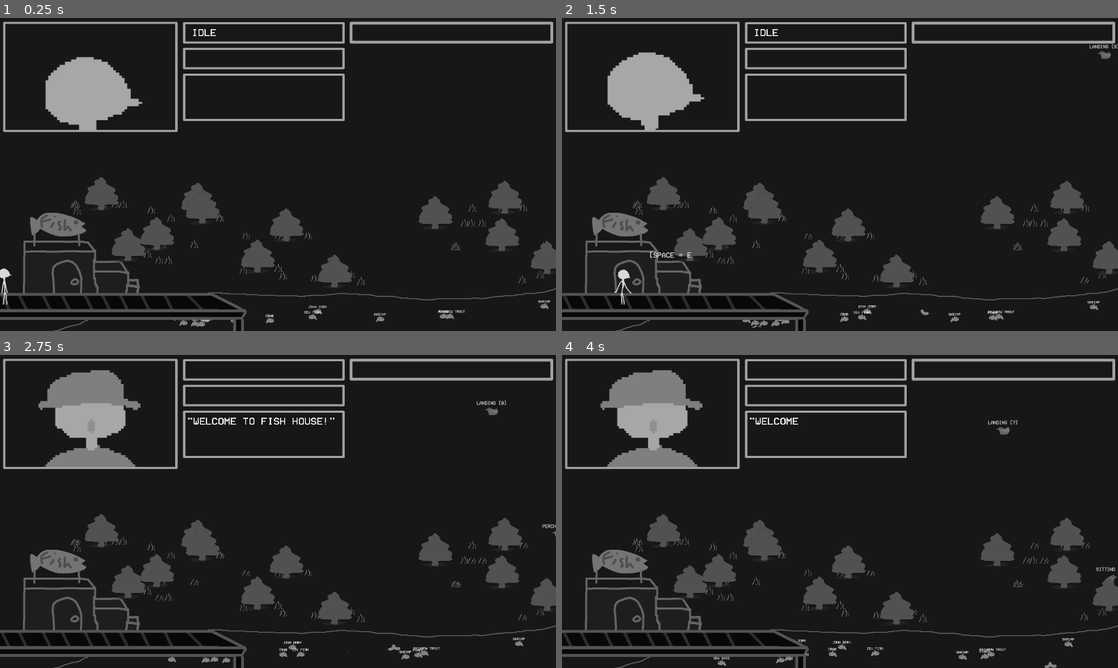
Above: before the commit, frames 1-4 (two rows, left to right).
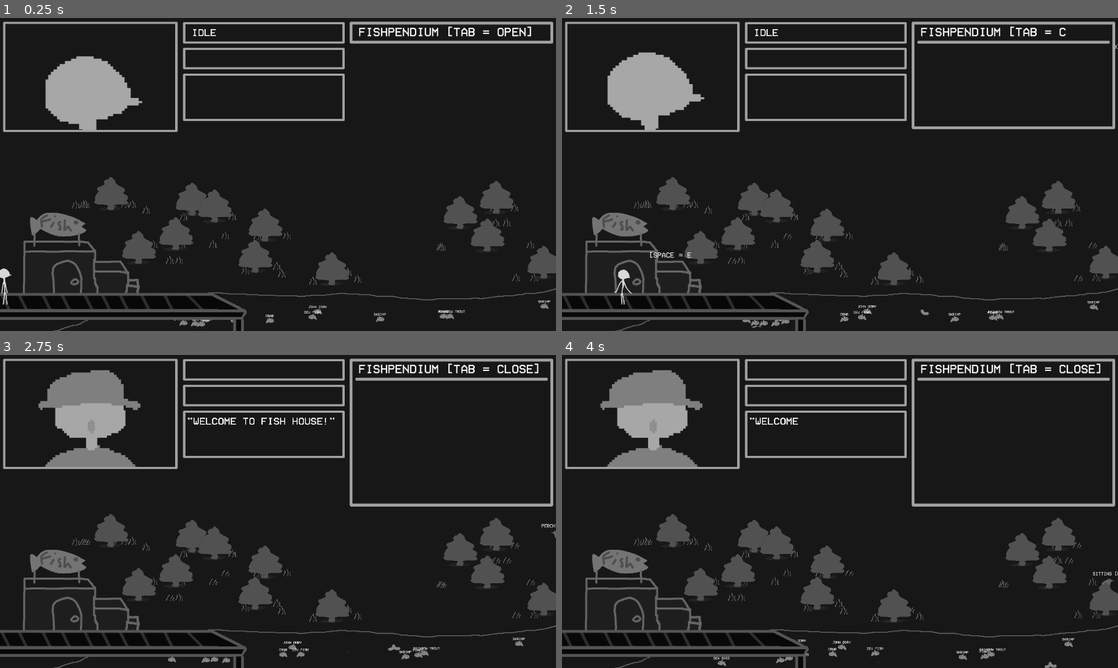
Above: after the commit, the same moments.

Repository: Khramium/Bishin
Game: Godot game, scene res://Scripts/the_pond.tscn
Same seed, same stepped clock (60 frames per second), same inputs: the game is played once before the commit and once after it.
Inputs:
- Up to frame 1 (0.25 s): no input
- Up to frame 2 (1.5 s): tap Enter (ui_accept) at 0.5, 0.77 s; hold D (ui_right) from 0.53 s (still down); tap Tab (info, bound only after the commit) at 0.6, 1.35 s
- Up to frame 3 (2.75 s): tap Enter (ui_accept) at 1.52 s; release D (ui_right) at 2.03 s; hold A (ui_left) from 2.03 s (still down); tap Tab (info, bound only after the commit) at 2.1 s
- Up to frame 4 (4 s): release A (ui_left) at 2.78 s; hold D (ui_right) from 2.78 s (still down); tap Tab (info, bound only after the commit) at 2.85, 3.6 s; tap Enter (ui_accept) at 3.02, 3.77 s

The runs differ from the first frame. In frame 1, 4.8% of the frame differs, in the area x 8-100%, y 2-87%; in frame 2, 5.3%; in frame 3, 5.6%; in frame 4, 5.7%, in the area x 12-100%, y 2-87%.

Commit message:
FishPendium Rollout
Done for now

Diff:
--- a/Scripts/fishpendium.gd
+++ b/Scripts/fishpendium.gd
@@ -1 +1,35 @@
 extends AnimatedSprite2D
+var open = false
+var bonus = "open]"
+
+func _process(delta):
+	if %Fishpendium.is_playing(): return
+	if open:
+		_roll()
+	else:
+		_unroll()
+
+func _unroll():
+	if Input.is_action_just_pressed("info"):
+		%Fishpendium.play("shutter")
+		open = true
+		bonus = "close]"
+		_type_text()
+
+func _roll():
+	if Input.is_action_just_pressed("info"):
+		%Fishpendium.play_backwards("shutter")
+		open = false
+		bonus = "open]"
+		_type_text()
+
+func _type_text():
+	await _erase_text()
+	for i in bonus.length():
+		$Header.text += bonus[i]
+		await get_tree().create_timer(0.03).timeout
+
+func _erase_text():
+	while $Header.text.length() > 19:
+		$Header.text = $Header.text.left($Header.text.length() - 1)
+		await get_tree().create_timer(0.03).timeout
--- a/Scripts/the_pond.tscn
+++ b/Scripts/the_pond.tscn
@@ -76,7 +76,7 @@
 
 [sub_resource type="Curve2D" id="Curve2D_m16bc"]
 _data = {
-"points": PackedVector2Array(0, 0, 0, 0, 425.678, 906.254, 0 …(1243 unchanged characters)…  756, 0, 0, 0, 0, 391, 754, 0, 0, 0, 0, 262, 758, 0, 0, 0, 0, 236, 735, 0, 0, 0, 0, 1806, 721, 0, 0, 0, 0, 1806, 695, 0, 0, 0, 0, 253, 705, 0, 0, 0, 0, 224, 708, 0, 0, 0, 0, 228, 683, 0, 0, 0, 0, 180 …(73 unchanged characters)…
+"points": PackedVector2Array(0, 0, 0, 0, 425.678, 906.254, 0 …(1243 unchanged characters)…  756, 0, 0, 0, 0, 391, 754, 0, 0, 0, 0, 328.588, 755.694, 0, 0, 0, 0, 309.17, 728.228, 0, 0, 0, 0, 1806, 721, 0, 0, 0, 0, 1806, 695, 0, 0, 0, 0, 253, 705, 0, 0, 0, 0, 246.062, 690.588, 0, 0, 0, 0, 228, 683, 0, 0, 0, 0, 180 …(73 unchanged characters)…
 }
 point_count = 60
 
@@ -628,10 +628,10 @@
 
 [node name="Activity" type="Label" parent="UiBoxes"]
 unique_name_in_owner = true
-offset_left = -40.7805
-offset_top = -232.043
-offset_right = 613.219
-offset_bottom = -169.043
+offset_left = -41.0
+offset_top = -232.0
+offset_right = 613.0
+offset_bottom = -172.0
 theme_override_fonts/font = ExtResource("8_1mc08")
 theme_override_font_sizes/font_size = 45
 text = " Idle"
@@ -643,9 +643,9 @@
 position = Vector2(-451.057, 13.413)
 scale = Vector2(3.76321, 3.57029)
 sprite_frames = SubResource("SpriteFrames_orcg8")
-animation = &"shopboy"
+animation = &"IDLE"
 autoplay = "IDLE"
-frame_progress = 0.146986
+frame_progress = 0.680943
 
 [node name="Cursor" type="AnimatedSprite2D" parent="UiBoxes"]
 visible = false
@@ -653,7 +653,7 @@
 sprite_frames = SubResource("SpriteFrames_gr0d4")
 animation = &"cursor"
 autoplay = "cursor"
-frame_progress = 0.465239
+frame_progress = 0.477921
 
 [node name="FishHouse" type="Area2D" parent="."]
 unique_name_in_owner = true
@@ -741,11 +741,25 @@
 uppercase = true
 
 [node name="Fishpendium" type="AnimatedSprite2D" parent="."]
+unique_name_in_owner = true
+z_index = 51
+z_as_relative = false
 position = Vector2(1582, 267)
 sprite_frames = SubResource("SpriteFrames_qrpb8")
 animation = &"closed"
 autoplay = "closed"
 script = ExtResource("67_wfufk")
+
+[node name="Header" type="Label" parent="Fishpendium"]
+offset_left = -344.0
+offset_top = -240.0
+offset_right = 310.0
+offset_bottom = -180.0
+theme_override_fonts/font = ExtResource("8_1mc08")
+theme_override_font_sizes/font_size = 43
+text = "Fishpendium [Tab = Open]"
+autowrap_mode = 3
+uppercase = true
 
 [connection signal="cast" from="Player" to="UiBoxes" method="_on_player_cast"]
 [connection signal="out" from="Player" to="UiBoxes" method="_on_player_out"]
--- a/Scripts/ui_boxes.gd
+++ b/Scripts/ui_boxes.gd
@@ -6,8 +6,6 @@
 
 signal cast_ready
 signal done
-
-@onready var sprite = $AnimatedSprite2D
 
 #func _ready():
 	#sprite.play("IDLE")
--- a/project.godot
+++ b/project.godot
@@ -30,18 +30,20 @@
 
 [input]
 
+ui_focus_next={
+"deadzone": 0.5,
+"events": []
+}
 ui_left={
 "deadzone": 0.5,
-"events": [Object(InputEventKey,"resource_local_to_scene":false,"resource_name":"","device":0,"window_id":0,"alt_pressed":false,"shift_pressed":false,"ctrl_pressed":false,"meta_pressed":false,"pressed":false,"keycode":4194319,"physical_keycode":0,"key_label":0,"unicode":0,"location":0,"echo":false,"script":null)
-, Object(InputEventJoypadButton,"resource_local_to_scene":false,"resource_name":"","device":0,"button_index":13,"pressure":0.0,"pressed":false,"script":null)
+"events": [Object(InputEventJoypadButton,"resource_local_to_scene":false,"resource_name":"","device":0,"button_index":13,"pressure":0.0,"pressed":false,"script":null)
 , Object(InputEventJoypadMotion,"resource_local_to_scene":false,"resource_name":"","device":0,"axis":0,"axis_value":-1.0,"script":null)
 , Object(InputEventKey,"resource_local_to_scene":false,"resource_name":"","device":-1,"window_id":0,"alt_pressed":false …(182 unchanged characters)…
 ]
 }
 ui_right={
 "deadzone": 0.5,
-"events": [Object(InputEventKey,"resource_local_to_scene":false,"resource_name":"","device":0,"window_id":0,"alt_pressed":false,"shift_pressed":false,"ctrl_pressed":false,"meta_pressed":false,"pressed":false,"keycode":4194321,"physical_keycode":0,"key_label":0,"unicode":0,"location":0,"echo":false,"script":null)
-, Object(InputEventJoypadButton,"resource_local_to_scene":false,"resource_name":"","device":0,"button_index":14,"pressure":0.0,"pressed":false,"script":null)
+"events": [Object(InputEventJoypadButton,"resource_local_to_scene":false,"resource_name":"","device":0,"button_index":14,"pressure":0.0,"pressed":false,"script":null)
 , Object(InputEventJoypadMotion,"resource_local_to_scene":false,"resource_name":"","device":0,"axis":0,"axis_value":1.0,"script":null)
 , Object(InputEventKey,"resource_local_to_scene":false,"resource_name":"","device":-1,"window_id":0,"alt_pressed":false …(183 unchanged characters)…
 ]
@@ -62,3 +64,18 @@
 , Object(InputEventKey,"resource_local_to_scene":false,"resource_name":"","device":-1,"window_id":0,"alt_pressed":false …(183 unchanged characters)…
 ]
 }
+info={
+"deadzone": 0.2,
+"events": [Object(InputEventKey,"resource_local_to_scene":false,"resource_name":"","device":-1,"window_id":0,"alt_pressed":false,"shift_pressed":false,"ctrl_pressed":false,"meta_pressed":false,"pressed":false,"keycode":0,"physical_keycode":4194306,"key_label":0,"unicode":0,"location":0,"echo":false,"script":null)
+]
+}
+menu_left={
+"deadzone": 0.2,
+"events": [Object(InputEventKey,"resource_local_to_scene":false,"resource_name":"","device":-1,"window_id":0,"alt_pressed":false,"shift_pressed":false,"ctrl_pressed":false,"meta_pressed":false,"pressed":false,"keycode":0,"physical_keycode":4194319,"key_label":0,"unicode":0,"location":0,"echo":false,"script":null)
+]
+}
+menu_right={
+"deadzone": 0.2,
+"events": [Object(InputEventKey,"resource_local_to_scene":false,"resource_name":"","device":-1,"window_id":0,"alt_pressed":false,"shift_pressed":false,"ctrl_pressed":false,"meta_pressed":false,"pressed":false,"keycode":0,"physical_keycode":4194321,"key_label":0,"unicode":0,"location":0,"echo":false,"script":null)
+]
+}
Binary file changed: FishAssets/UI_Elements/FishPendium2.png
Binary file changed: FishAssets/UI_Elements/FishPendium3.png
Binary file changed: FishAssets/UI_Elements/FishPendium4.png
Binary file changed: FishAssets/UI_Elements/FishPendium5.png
Binary file changed: FishAssets/UI_Elements/FishPendium6.png
Binary file changed: FishAssets/UI_Elements/FishPendium7.png
Binary file changed: FishAssets/UI_Elements/FishPendium8.png
